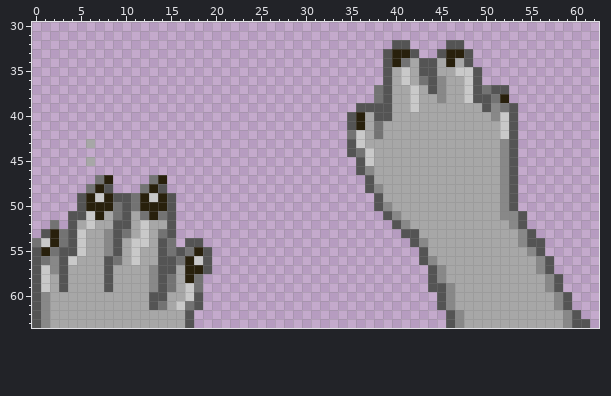
Edited in one commit: pixel-art sprite (wolf-and-stein-unity-project/Assets/Textures/4attack_paw_three.png). Above, as it was before the edit.
The file is 64x64 pixels. Shown: x 0..62, y 30..63.
After:
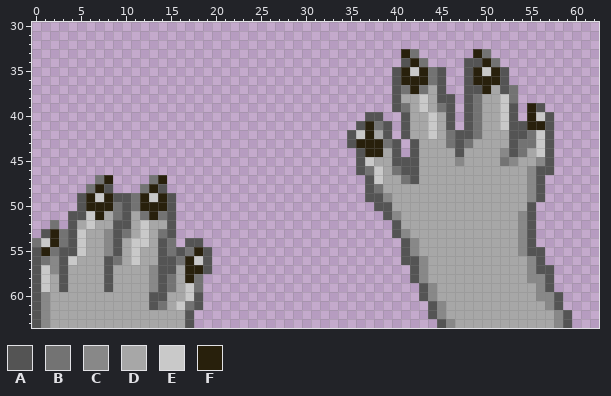
Palette (. is transparent): A #545454  B #737373  C #888888  D #a7a7a7  E #c9c9c9  F #28200c
Log entry: new paw animation frames
Change:
Changed rows in their new state; - is an unchanged pixel.
first column x 6:
32 ----------------------------------..----..--------------
33 ---------------------------------..-B--....FB-----------
34 ---------------------------------..AFB....-AFB----------
35 ---------------------------------.AFEFBA..AFEFA---------
36 ---------------------------------.AFFFBA..AFFFA---------
37 --------------------------------..ABFBDA..A-FD-B--------
38 --------------------------------..A-DE-AA.ABDDEB--------
39 ------------------------------....ABDE-BA.ABDDE--FA-----
40 -----------------------------..A-..A--E-A.AB-D---FEA----
41 -----------------------------.AF-A.A--E-A.AB----AFFA----
42 -----------------------------A-FDA.A--E-BAAB--D-ABEA----
43 .-----------------------------FFFBA.A---BAB---D-BBEA----
44 -----------------------------.AFF-A.A----A------BDEA----
45 .---------------------------------AAA----C----BCDDCA----
46 -------------------------------BE-BAA---------DDDCAA----
47 --------------------------------E--BA---------DDDCA-----
48 --------------------------------B-------------DDDCA-----
49 -------------------------------A-C------------DDDCA-----
50 ---------------------------------A------------DDDA------
51 ----------------------------------------------DDCA------
52 -----------------------------------D-----------DCA------
53 ----------------------------------ACD-------------------
54 -----------------------------------ACD------------.-----
55 -----------------------------------ACD----------CA------
56 -----------------------------------AACD----------CA.----
57 ------------------------------------ACDD---------CA-----
58 ------------------------------------ACDD---------CCA.---
59 -------------------------------------ACDD---------CA.---
60 -------------------------------------ACDD---------CCA.--
61 --------------------------------------ACD----------CA.--
62 --------------------------------------ACDD----------CA.-
63 ---------------------------------------ACD----------CA..
